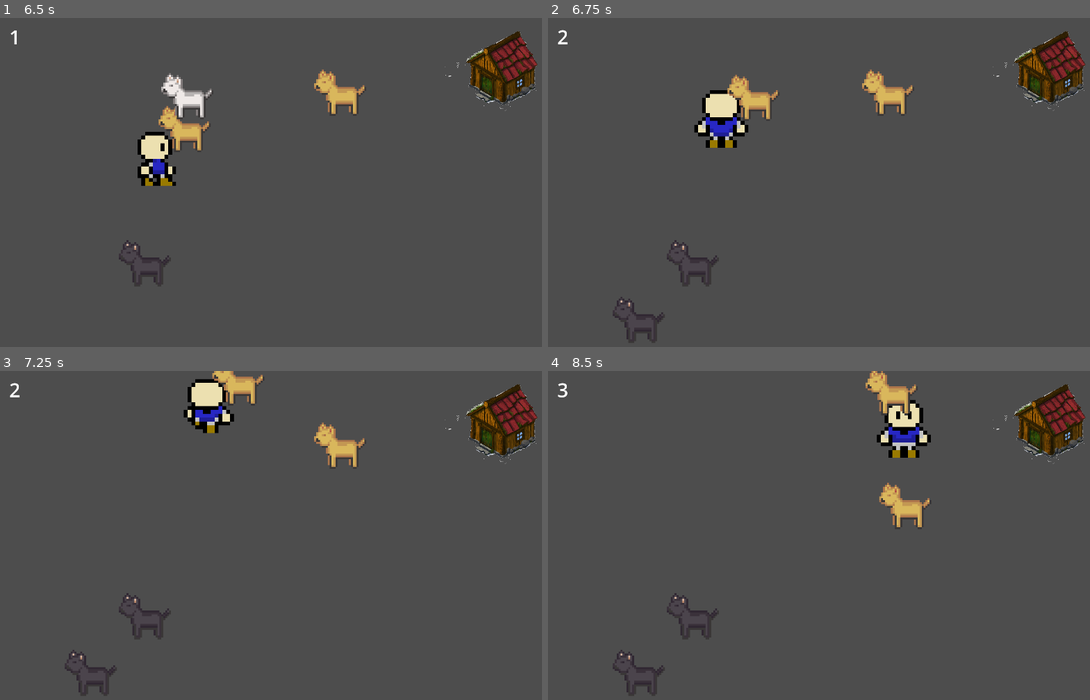
Above: before the commit, frames 1-4 (two rows, left to right).
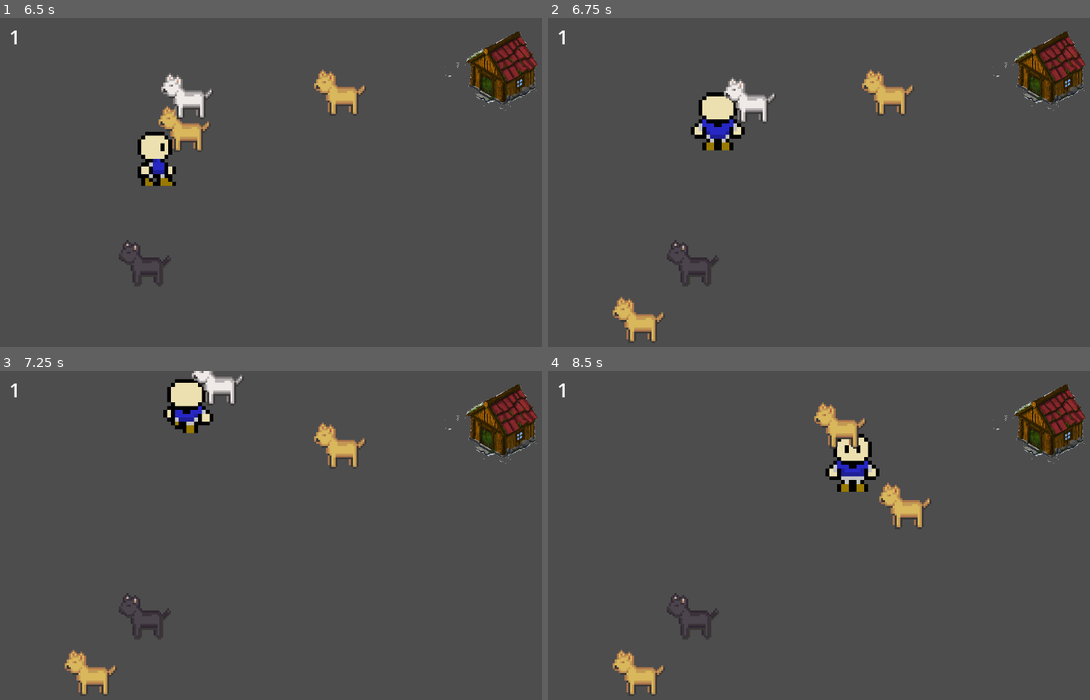
Above: after the commit, the same moments.

Repository: sygi/dog_game
Game: Godot game, scene res://root.tscn
The game is run twice, just before and just after one commit, with the same random seed, the same clock (stepped at 60 frames per second) and the same inputs.
Inputs:
- Up to frame 1 (6.5 s): tap Enter at 0.5 s; hold Right (right) 0.53-1.28 s; tap Space (select, bound only after the commit) every 0.75 s from 0.6 to 5.85 s; hold Down (down) 1.28-2.03 s; hold Right (right) 2.03-2.78 s; hold Up (up) 2.78-3.53 s; hold Left (left) 3.53-5.03 s; hold Down (down) 5.03-5.78 s; hold Right (right) from 5.78 s (still down)
- Up to frame 2 (6.75 s): release Right (right) at 6.53 s; hold Up (up) from 6.53 s (still down); tap Space (select, bound only after the commit) at 6.6 s
- Up to frame 3 (7.25 s): keep holding Up (up)
- Up to frame 4 (8.5 s): release Up (up) at 7.28 s; hold Right (right) 7.28-8.03 s; tap Space (select, bound only after the commit) at 7.35, 8.1 s; hold Down (down) from 8.03 s (still down)

Frame 1 is identical in both runs. In frame 2, 2.1% of the frame differs, in the area x 1-43%, y 3-99%; in frame 3, 2.7%; in frame 4, 3.9%, in the area x 1-71%, y 0-99%.

Commit message:
allow user to release dogs into the wild

Diff:
--- a/player.gd
+++ b/player.gd
@@ -24,6 +24,8 @@
 
 func set_dog_counter(value: int):
 	n_dogs = value
+	if value == 0 and leashed_dog != null:
+		leashed_dog.queue_free()
 	$"../dog_counter".text = str(value)
 
 func get_closest_dog() -> Array:
@@ -58,6 +60,11 @@
 		dog.activate()
 		#active_dog = dog
 		add_leashed_dog(breed)
+
+func potentially_release_dog():
+	if Input.is_action_just_pressed(&"select"):
+		if n_dogs > 0:
+			set_dog_counter(n_dogs - 1)
 
 func sprite_size() -> Vector2:
 	var sprite_frames = $AnimatedSprite2D.sprite_frames
@@ -128,6 +135,7 @@
 	update_animation()
 	activate_dog()
 	move_player(delta)
+	potentially_release_dog()
 
 func _on_area_2d_area_entered(area: Area2D) -> void:
 	if area.is_in_group("house"):
@@ -135,5 +143,3 @@
 		set_dog_counter(0)
 		if leashed_dog != null:
 			leashed_dog.queue_free()
-
-		print("player entered the house")
--- a/project.godot
+++ b/project.godot
@@ -46,6 +46,11 @@
 "events": [Object(InputEventKey,"resource_local_to_scene":false,"resource_name":"","device":-1,"window_id":0,"alt_press …(195 unchanged characters)…
 ]
 }
+select={
+"deadzone": 0.5,
+"events": [Object(InputEventKey,"resource_local_to_scene":false,"resource_name":"","device":-1,"window_id":0,"alt_pressed":false,"shift_pressed":false,"ctrl_pressed":false,"meta_pressed":false,"pressed":false,"keycode":0,"physical_keycode":32,"key_label":0,"unicode":32,"location":0,"echo":false,"script":null)
+]
+}
 
 [rendering]
 
